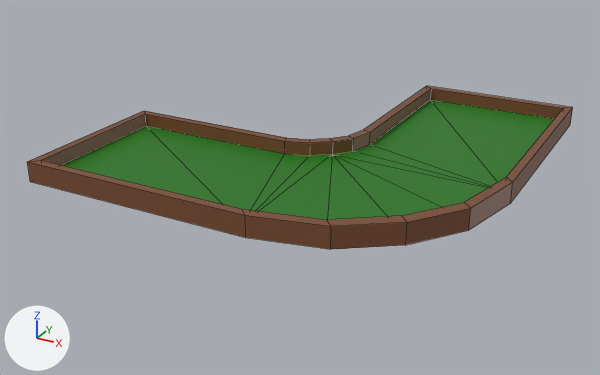
The OBJ model res/models/Buildings/Environment/GrassCornerBrown.obj as it was, and as the next commit left it.
Both versions are drawn from a 50 mm camera at (13.22, -17.47, 9.1) aimed at (2.15, 2.67, -0.97). Arrows for +X, +Y and +Z are at lower left; the lights stay in place. Mesh edges are drawn as thin lines. Where no turn or scale is listed for an object, it has been applied to the vertices.

In view in the first picture: 'trawka.005'.
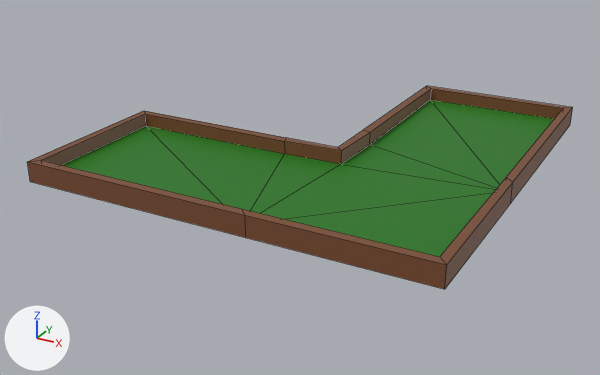
What the commit changed:
me_trawka_005 is used by ob_trawka_005; location (0.0, 0.0, 0.0).
me_trawka_005 had 59 vertices, 57 faces and spanned x -3.52..8.52, y -2.52..9.52, z 0.0..0.6.
me_trawka_005 now has 40 vertices, 38 faces and spans x -3.52..8.52, y -2.52..9.52, z 0.0..0.6.
Part 1, on me_trawka_005:
27 vertices are removed from x 2.42..8.07, y -2.07..6.0, z 0.0..0.6.
35 faces are deleted.
8 vertices are added at x 3.45..8.52, y -2.52..2.55, z 0.0..0.6.
16 new faces join them.

Boxes (x1, y1, x2, y2) around the edits, measured in the pictures (600 x 375 px):
'trawka.005', reshaped (24% taller)
    before: (27, 86, 573, 249)
    after: (27, 86, 573, 289)
part 1 of me_trawka_005, cut back
    before: (242, 130, 513, 249)
    after: (242, 130, 513, 289)
